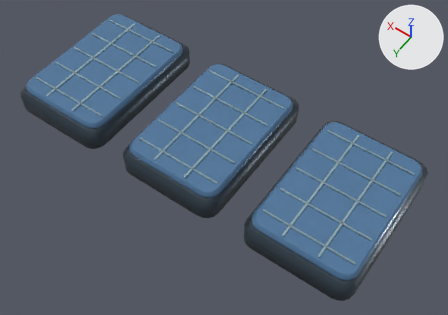
A saved change to the glTF model assets/models/regions/metro_warehouse_3.glb.
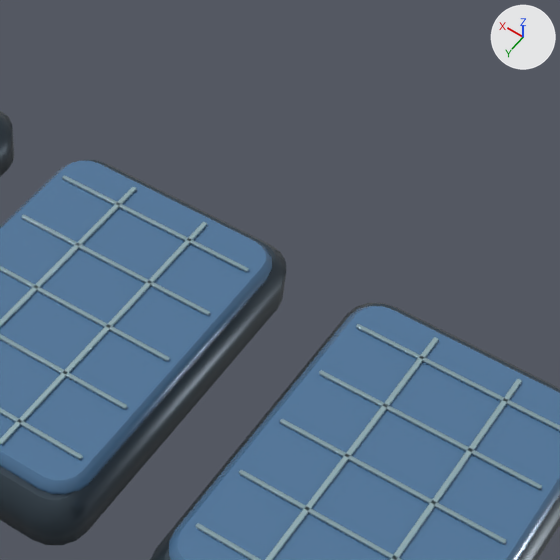
Old and new are each drawn whole from a 50 mm camera at (-3.17, 4.7, 11.49) aimed at (-0.19, 0.53, 4.93) and again close up on the part from 41% to 91% of the width and 0% to 71% of the height. Arrows for +X, +Y and +Z are at upper right; the lights stay in place. The last two pictures show the newer version. Vertices at exactly the same position are counted once.

Names of what the first close-up shows: 'Warehouse3'.
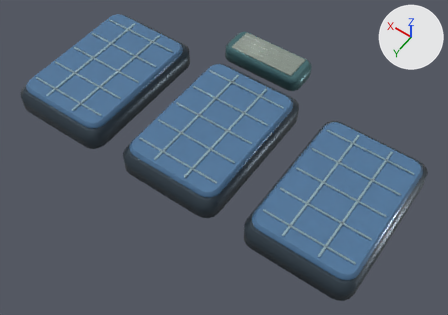
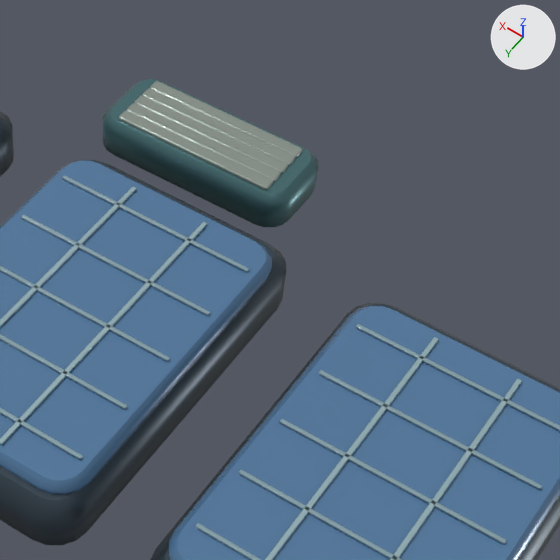
Location of each change, (x1, y1, x2, y2) in pixels of the close-ups (560 x 560 px):
```json
{"object": "Warehouse3", "change": "reshaped", "before": [0, 111, 560, 560], "after": [0, 79, 560, 560]}
{"part": 1, "of": "me_warehouse3", "change": "added", "after": [119, 110, 273, 190]}
{"part": 2, "of": "me_warehouse3", "change": "added", "after": [127, 103, 281, 182]}
{"part": 3, "of": "me_warehouse3", "change": "added", "after": [134, 96, 288, 174]}
{"part": 4, "of": "me_warehouse3", "change": "added", "after": [142, 88, 295, 166]}
{"part": 5, "of": "me_warehouse3", "change": "added", "after": [150, 81, 302, 158]}
{"part": 6, "of": "me_warehouse3", "change": "added", "after": [103, 79, 318, 227], "on screen": "cyan"}
```

Scene script edits in JSON lines:
```json
{"block": "me_warehouse3", "where": "# used by ob_warehouse3; location = (0.0, 0.0, 0.0)"}
{"op": "remove", "block": "me_warehouse3", "code": "me_warehouse3.from_pydata(...)  # 1992 vertices, 3876 faces; spans x -2.58..2.58, y -0.58..1.57, z 5.05..5.49"}
{"op": "add", "block": "me_warehouse3", "code": "me_warehouse3.from_pydata(...)  # 2432 vertices, 4732 faces; spans x -2.58..2.58, y -1.29..1.57, z 5.05..5.49"}
{"block": "me_warehouse3", "change": "me_warehouse3 part 1: the loose piece of 72 vertices spanning x -0.6..0.6, y -0.25..-0.23, z 5.47..5.49 is copied, and the copy is scaled about its middle by (0.824, 3.83, 2.43), then moved by (0.15, -0.63, -0.04); it spans x -0.35..0.65, y -0.92..-0.83, z 5.42..5.46"}
{"block": "me_warehouse3", "change": "me_warehouse3 part 2: the loose piece of 72 vertices spanning x -0.6..0.6, y -0.25..-0.23, z 5.47..5.49 is copied, and the copy is scaled about its middle by (0.824, 3.83, 2.43), then moved by (0.15, -0.71, -0.04); it spans x -0.35..0.65, y -0.99..-0.91, z 5.42..5.46"}
{"block": "me_warehouse3", "change": "me_warehouse3 part 3: the loose piece of 72 vertices spanning x -0.6..0.6, y -0.25..-0.23, z 5.47..5.49 is copied, and the copy is scaled about its middle by (0.824, 3.83, 2.43), then moved by (0.15, -0.79, -0.04); it spans x -0.35..0.65, y -1.07..-0.99, z 5.42..5.46"}
{"block": "me_warehouse3", "change": "me_warehouse3 part 4: the loose piece of 72 vertices spanning x -0.6..0.6, y -0.25..-0.23, z 5.47..5.49 is copied, and the copy is scaled about its middle by (0.824, 3.83, 2.43), then moved by (0.15, -0.87, -0.04); it spans x -0.35..0.65, y -1.15..-1.07, z 5.42..5.46"}
{"block": "me_warehouse3", "change": "me_warehouse3 part 5: the loose piece of 72 vertices spanning x -0.6..0.6, y -0.25..-0.23, z 5.47..5.49 is copied, and the copy is scaled about its middle by (0.824, 3.83, 2.43), then moved by (0.15, -0.95, -0.04); it spans x -0.35..0.65, y -1.23..-1.14, z 5.42..5.46"}
{"block": "me_warehouse3", "change": "me_warehouse3 part 6: a new loose piece of 80 vertices spanning x -0.47..0.77, y -1.29..-0.76, z 5.18..5.44, in mat_metal"}
```
